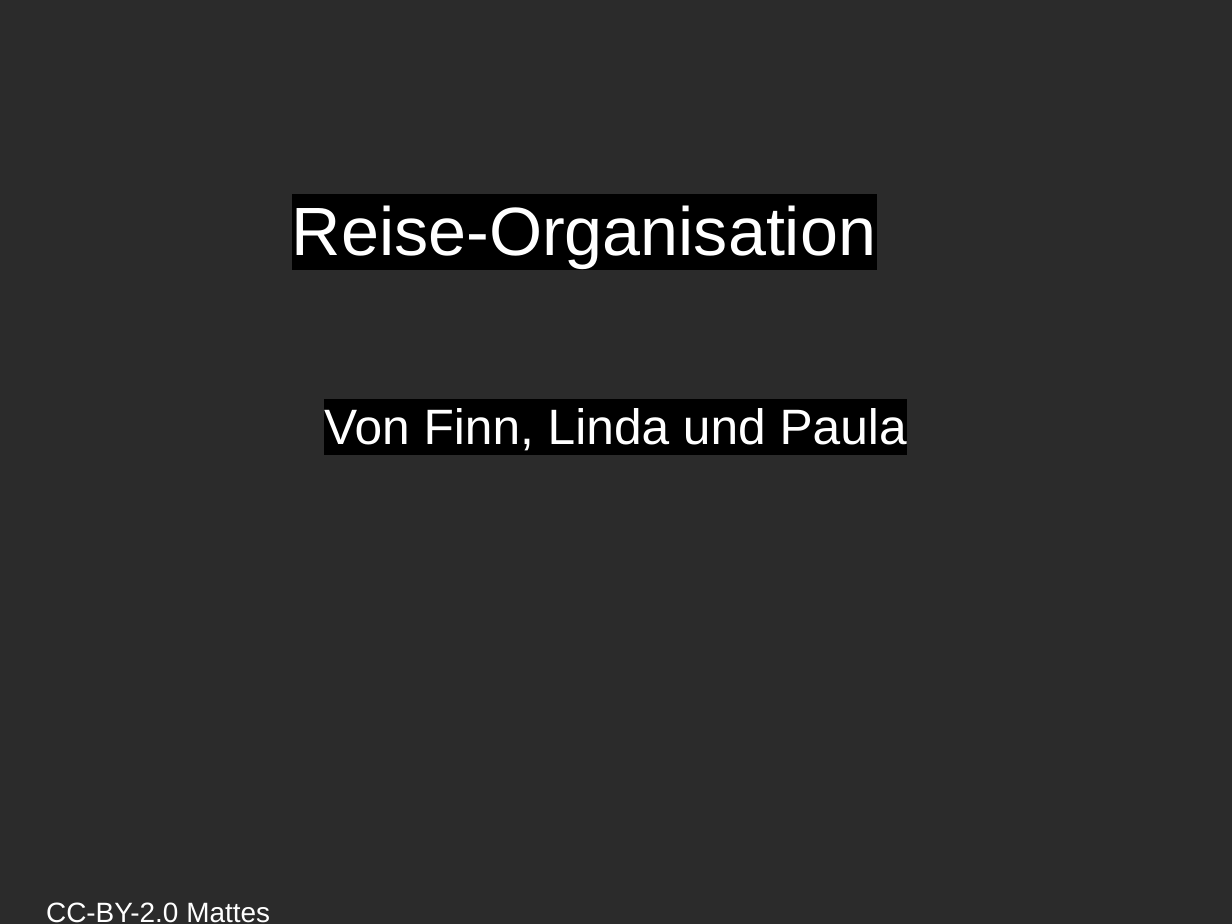
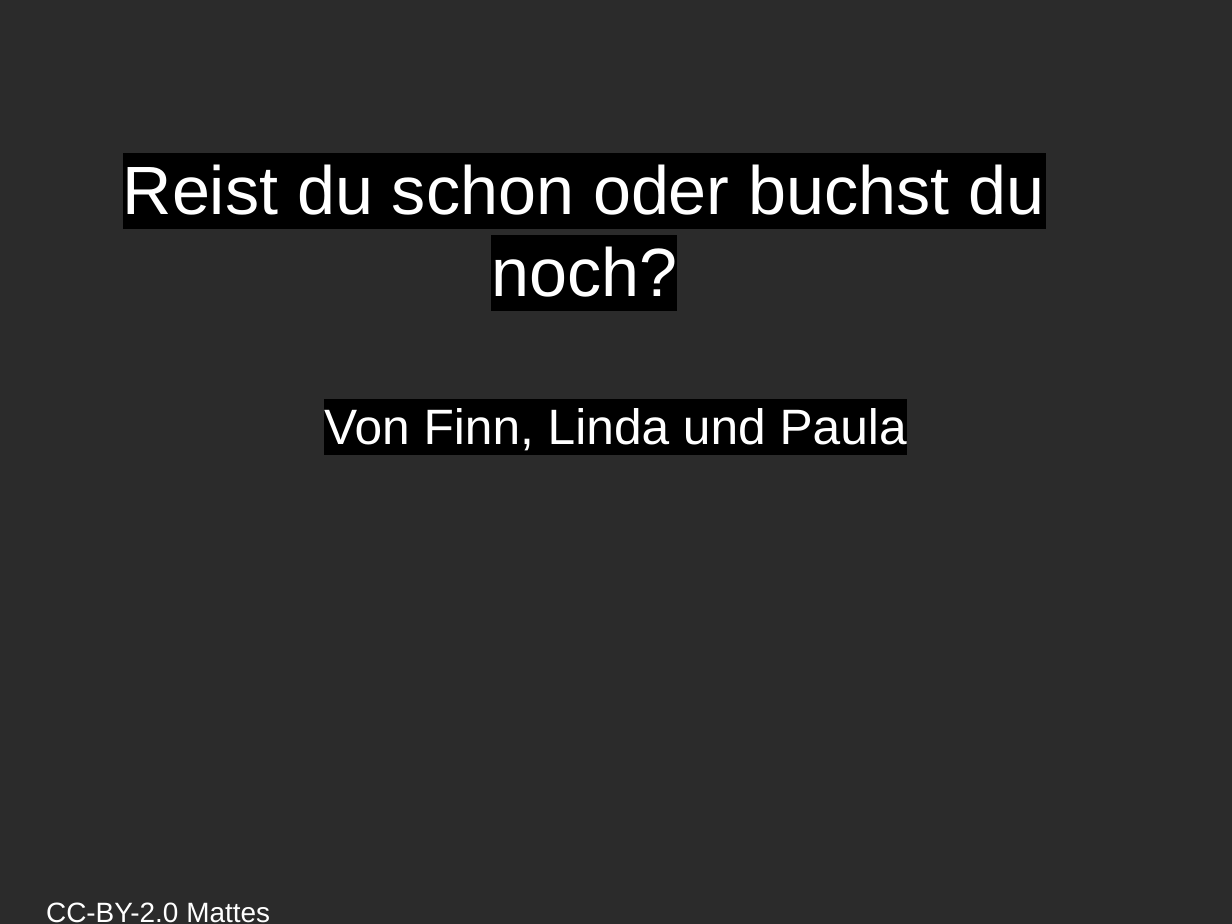
Before and after one commit to Jugendhackt/Reise-Organisation, a slide deck: slide 1 of Vortrag_Reise-Organisation.odp. Drawn at 1232x924 pixels with LibreOffice and Linux fonts; fonts in the diff are those of the drawing; background and template pictures are left out; a plain dark background stands for a picture behind light text. Boxes give left, top, right and bottom in pixels: in the first picture for what was removed or moved away, otherwise in the second. Text is boxed around its words. In the diff, an @@ line names an element or a change of style, - is before the commit and + after.

```diff
--- a/Vortrag_Reise-Organisation.odp
+++ b/Vortrag_Reise-Organisation.odp
@@ title at box(123, 164, 1045, 297): text changed @@
-Reise-Organisation
+Reist du schon oder buchst du noch?
```
Also in this commit, not shown: 1 other file.
